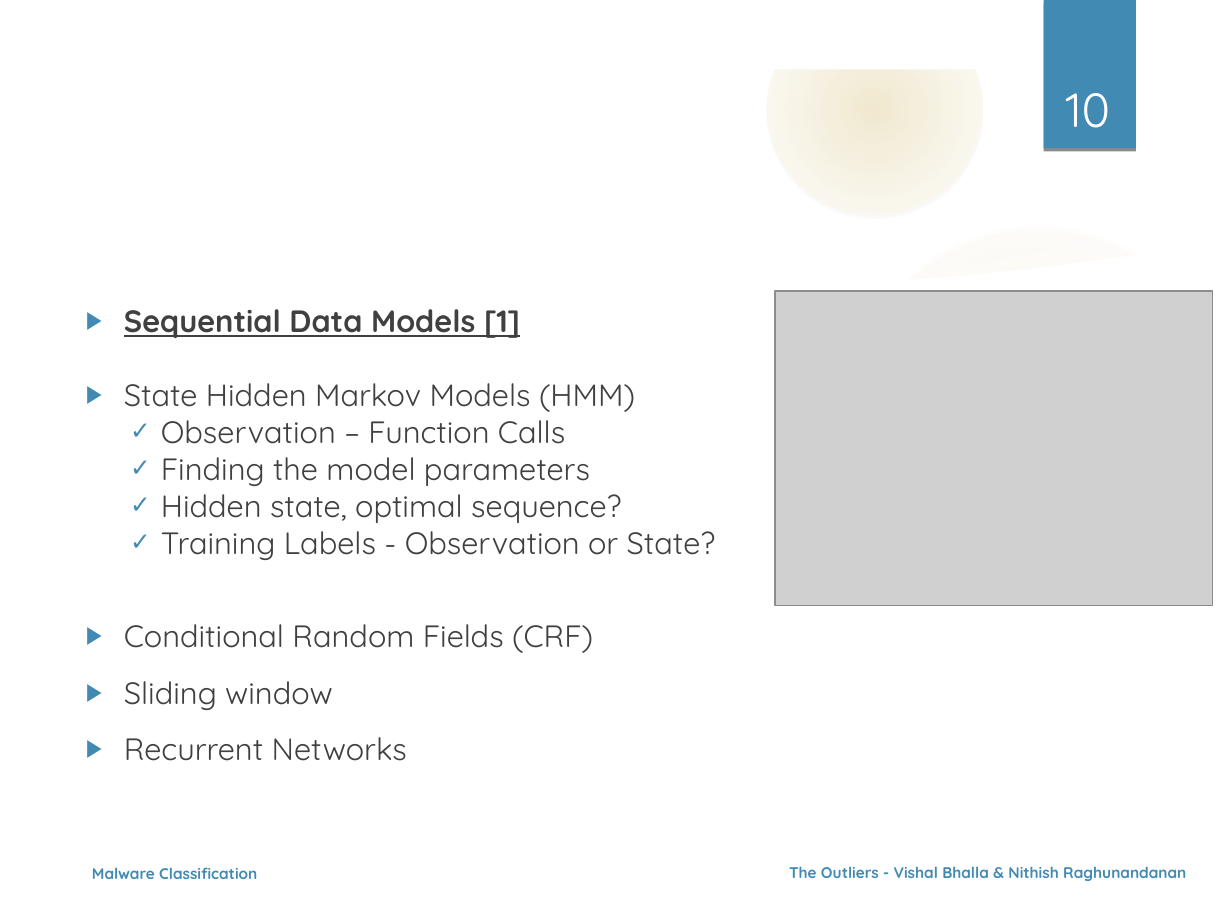
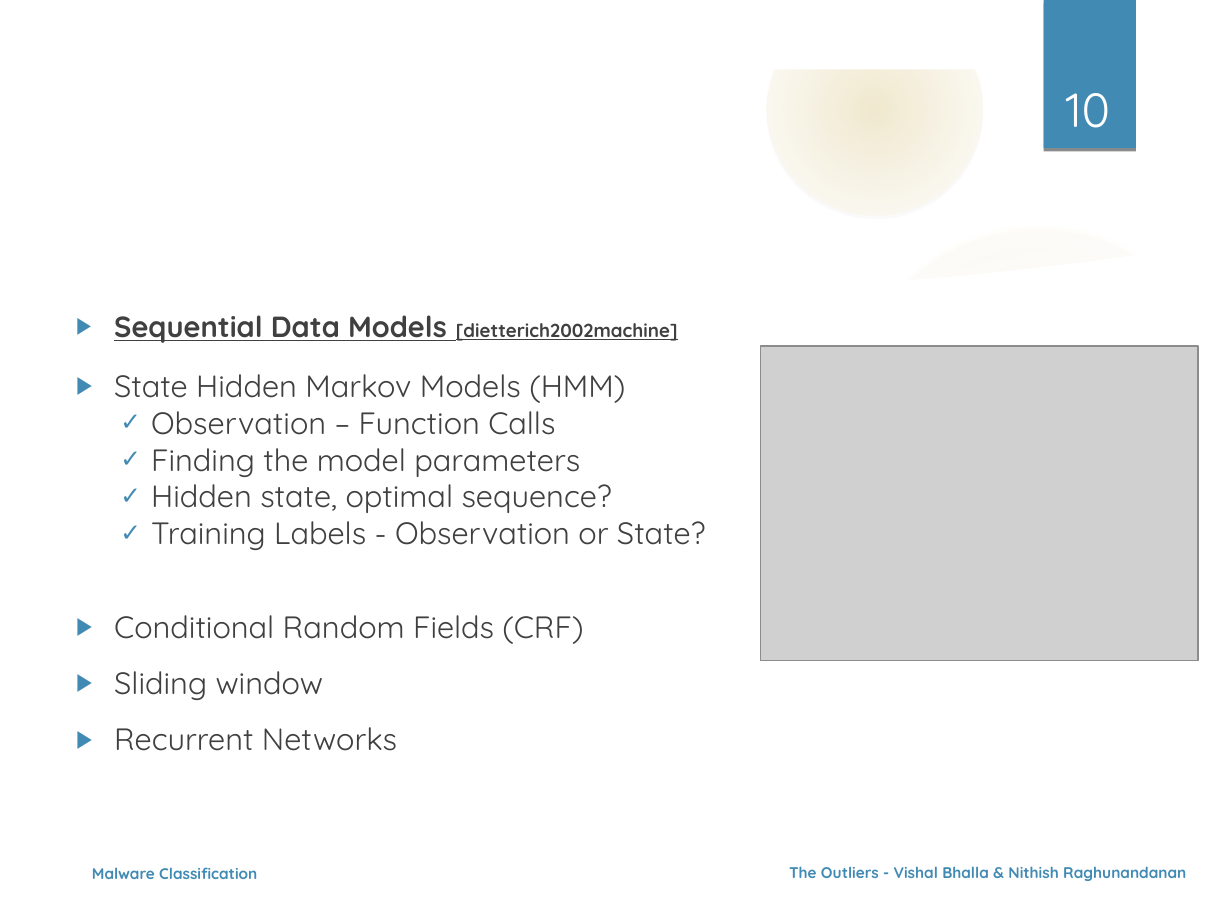
Before and after one commit to nehgu/Anomaly-Detection, a slide deck: slide 10 of Challenges/Malware_Classification_On_Behavioral_Data_Challenge_5/Ppt_Malware_Classification_Challenge_5.odp. Drawn at 1232x924 pixels with LibreOffice and Linux fonts; fonts in the diff are those of the drawing; grey boxes stand for pictures; background and template pictures are left out. Boxes give left, top, right and bottom in pixels: in the first picture for what was removed or moved away, otherwise in the second. Text is boxed around its words. In the diff, an @@ line names an element or a change of style, - is before the commit and + after.

```diff
--- a/Challenges/Malware_Classification_On_Behavioral_Data_Challenge_5/Ppt_Malware_Classification_Challenge_5.odp
+++ b/Challenges/Malware_Classification_On_Behavioral_Data_Challenge_5/Ppt_Malware_Classification_Challenge_5.odp
@@ text "Sequential Data Models [dietterich2002machine]": place and size @@
-text "Sequential Data Models [dietterich2002machine]" at bbox=[124, 309, 716, 761]
+text "Sequential Data Models [dietterich2002machine]" at bbox=[114, 315, 706, 751]
@@ text at bbox=[114, 315, 678, 343]: text changed; size 18 to 11 pt @@
-  ▶ Sequential Data Models [1]
+  ▶ Sequential Data Models [dietterich2002machine]
@@ picture: place and size @@
-picture at bbox=[775, 291, 1212, 605]
+picture at bbox=[760, 346, 1198, 660]
```
Also in this commit, not shown: 4 other slides changed, 1 other file.
